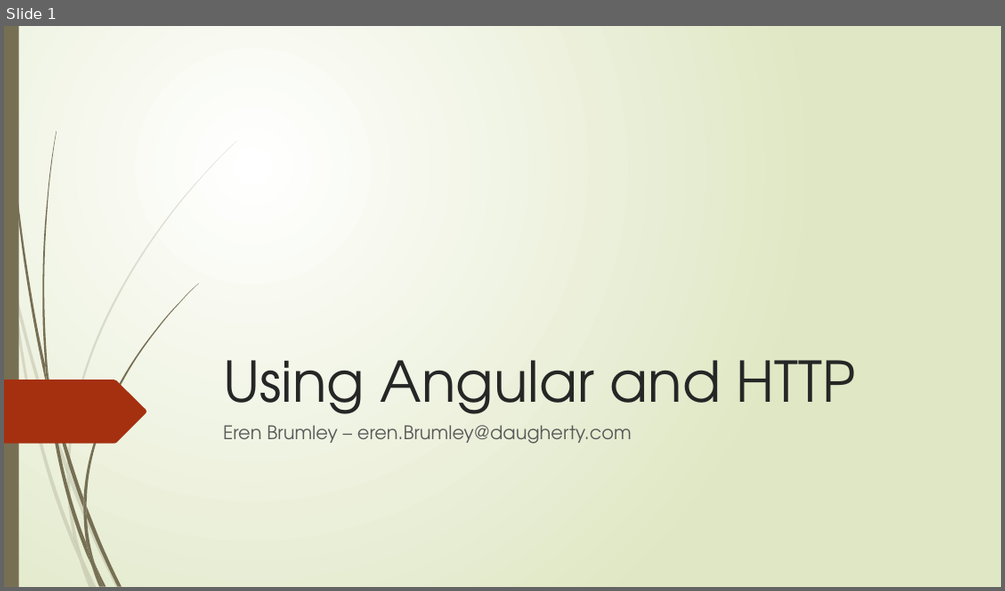
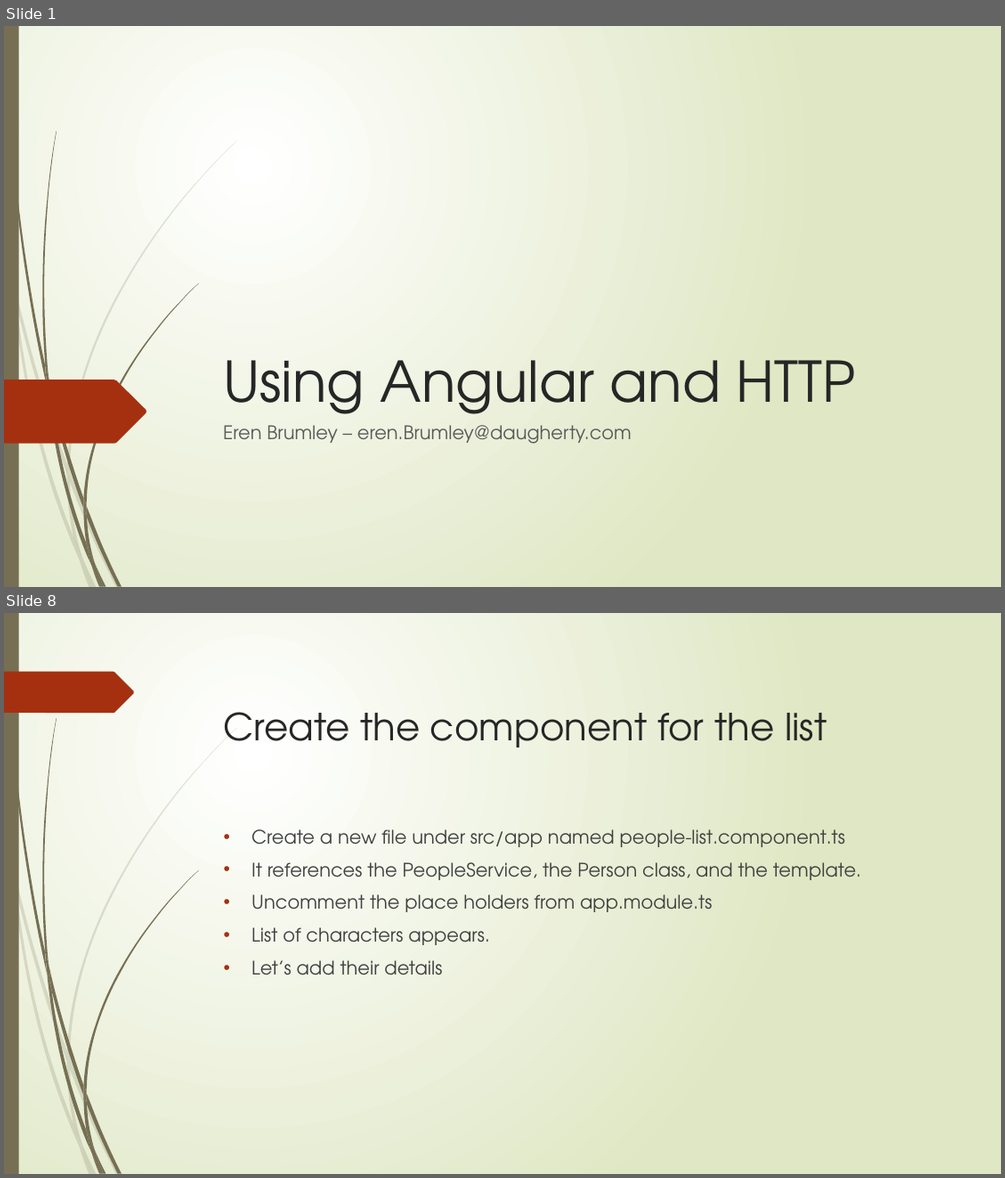
Before and after one commit to ebrumley-dbs/angular-pres, a slide deck: UsingAngularAndHTTP.pptx. Shown one above the other, each under a label of ours: slide 1 before the commit, slides 1 and 8 after it; the slides between them are not shown. The pictures are 1005x591 and 1005x1178 pixels, drawn with LibreOffice and Linux fonts; fonts in the diff are those of the drawing. Boxes give left, top, right and bottom in pixels: in the first picture for what was removed or moved away, otherwise in the second. Text is boxed around its words. In the diff, an @@ line names an element or a change of style, - is before the commit and + after.

```diff
--- a/UsingAngularAndHTTP.pptx
+++ b/UsingAngularAndHTTP.pptx
@@ slide 8 added at (4, 613, 1001, 1174), background gradient #FFFFFF to #DFE8C4; not listed: 23 template elements that a slide beside it also shows @@
@@ freeform shape added at (4, 672, 134, 713), fill #A53010 @@
@@ title added at (224, 712, 827, 747), 36 pt, text #262626 @@
+Create the component for the list
@@ text added at (251, 829, 861, 975), 18 pt, text #404040 @@
+• Create a new file under src/app named people-list.component.ts
+• It references the PeopleService, the Person class, and the template.
+• Uncomment the place holders from app.module.ts
+• List of characters appears.
+• Let’s add their details
```
Also in this commit, not shown: 9 other slides added, 1 other file.
